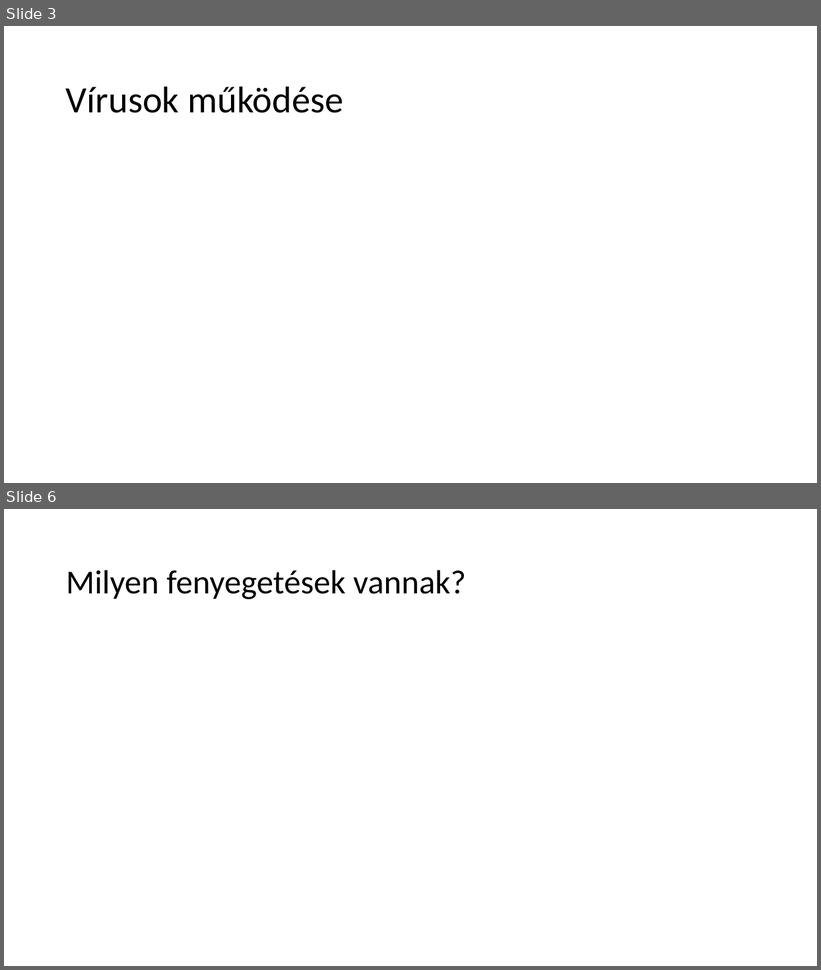
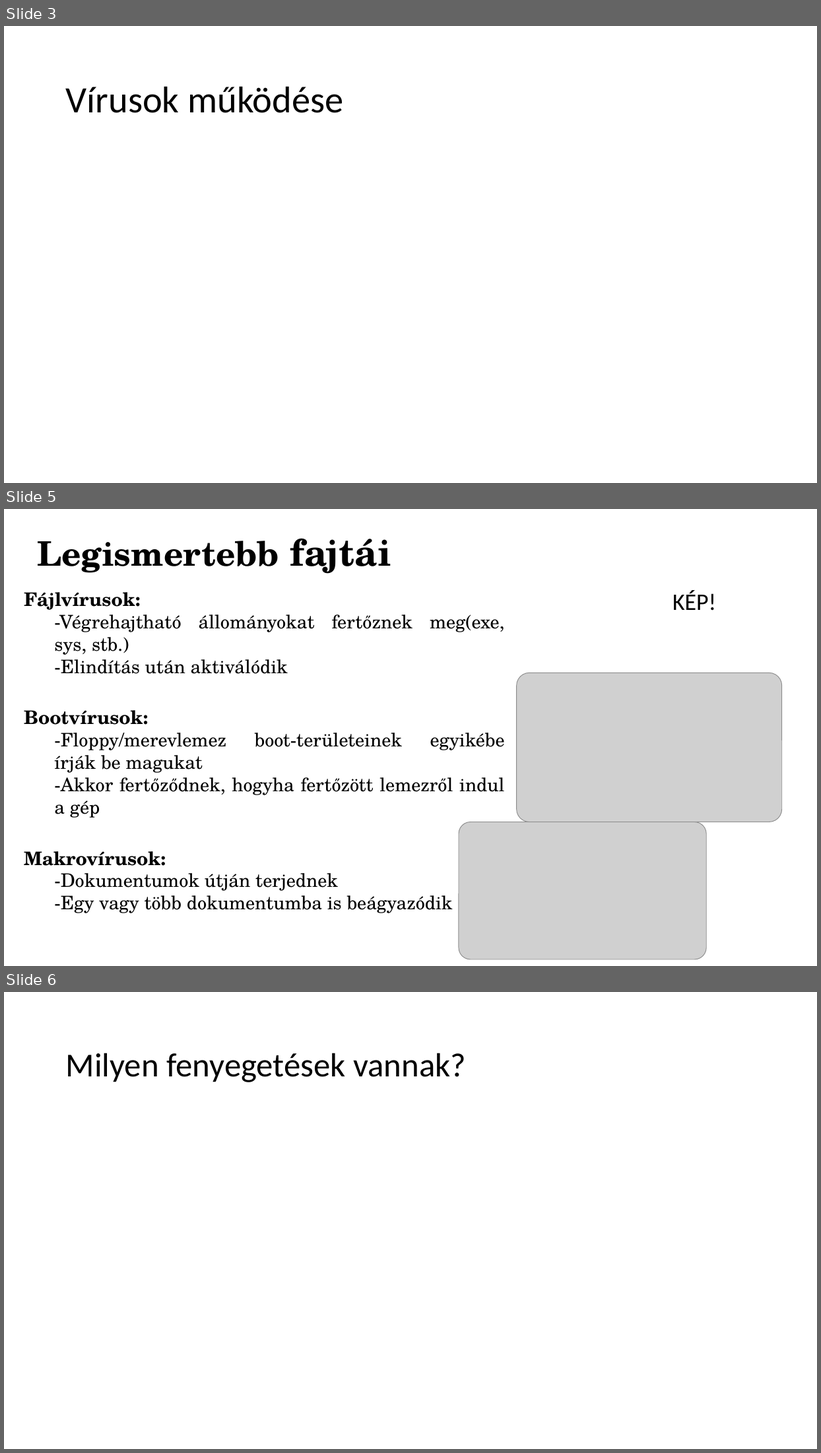
Before and after one commit to somodikonrad/Paprika, a slide deck: Beadandó SK.pptx. Shown one above the other, each under a label of ours: slides 3 and 6 before the commit, slides 3, 5 and 6 after it; the slides between them are not shown. The pictures are 821x970 and 821x1453 pixels, drawn with LibreOffice and Linux fonts; fonts in the diff are those of the drawing; grey boxes stand for pictures. Boxes give left, top, right and bottom in pixels: in the first picture for what was removed or moved away, otherwise in the second. Text is boxed around its words. In the diff, an @@ line names an element or a change of style, - is before the commit and + after.

```diff
--- a/Beadandó SK.pptx
+++ b/Beadandó SK.pptx
@@ slide 5 added at [4, 509, 817, 966], background #FFFFFF @@
@@ title added at [37, 538, 391, 574], 40 pt, text #000000, bold @@
+Legismertebb fajtái
@@ text added at [24, 592, 505, 674], 22 pt, text #000000 @@
+Fájlvírusok:
+  -Végrehajtható állományokat fertőznek meg(exe, sys, stb.)
+  -Elindítás után aktiválódik
@@ text added at [673, 590, 716, 611], 28 pt, text #000000 @@
+KÉP!
@@ picture added at [517, 673, 782, 823] @@
@@ text added at [24, 710, 505, 818], 22 pt, text #000000 @@
+Bootvírusok:
+  -Floppy/merevlemez boot-területeinek egyikébe írják be magukat
+  -Akkor fertőződnek, hogyha fertőzött lemezről indul a gép
@@ picture added at [459, 823, 707, 960] @@
@@ text added at [24, 852, 453, 914], 22 pt, text #000000 @@
+Makrovírusok:
+  -Dokumentumok útján terjednek
+  -Egy vagy több dokumentumba is beágyazódik
```
Also in this commit, not shown: 4 slides changed, 1 slide removed.
